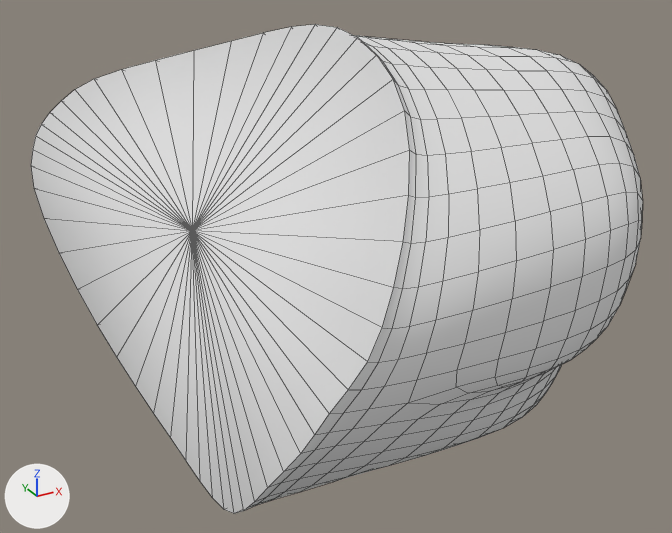
The OBJ model public/dziob.obj, before and after one commit.
Before and after are seen from a 50 mm lens placed at (1.25, -1.477, 3.307), pointed at (2.062, 0.0, 2.568). The lights are fixed; the arrows at lower left show +X, +Y and +Z. Mesh edges are drawn as thin lines. Where no turn or scale is listed for an object, it has been applied to the vertices. Vertices at the same position are counted once.

The older version as bpy lines, for what is in view:
```python
me_19354_rubber_duck = bpy.data.meshes.new('19354_Rubber_duck')
me_19354_rubber_duck.from_pydata(...)  # 970 vertices, 992 faces; spans x 1.621..2.656, y -0.701..0.702, z 2.276..3.031
me_19354_rubber_duck.materials.append(mat_wire_020020020)  # white #e7e7e7
ob_19354_rubber_duck = bpy.data.objects.new('19354_Rubber_duck', me_19354_rubber_duck)
ob_19354_rubber_duck.location = (0.0, 0.0, 0.0)
```
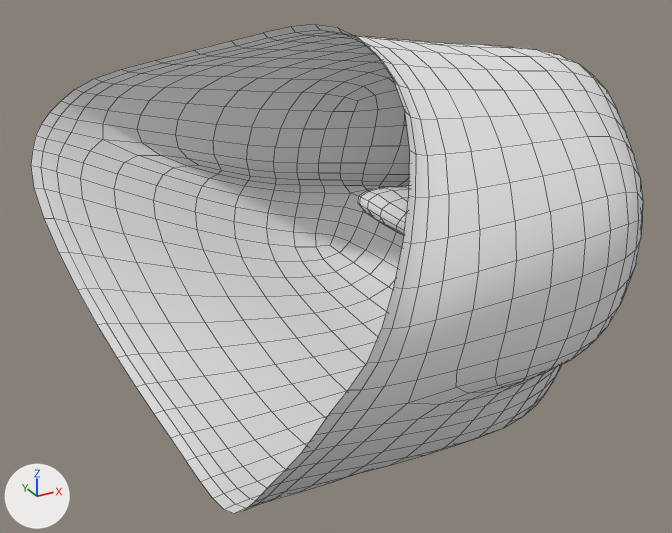
The newer file is also turned or shifted as a whole; pictures and numbers use the older file's frame.

Location of each change, (x1, y1, x2, y2) in pixels of the pictures (672 x 533 px):
part 1 of me_19354_rubber_duck, deleted
    before: (31, 24, 410, 514)

The change in detail:
me_19354_rubber_duck is used by ob_19354_rubber_duck; location (0.0, 0.0, 0.0).
me_19354_rubber_duck had 970 vertices, 992 faces and spanned x 1.621..2.656, y -0.701..0.702, z 2.276..3.031.
me_19354_rubber_duck now has 969 vertices, 944 faces and spans x 1.621..2.656, y -0.701..0.702, z 2.276..3.031.
Part 1, on me_19354_rubber_duck:
1 vertex is removed from x 1.771, y 0.001, z 2.699.
48 faces are deleted.
